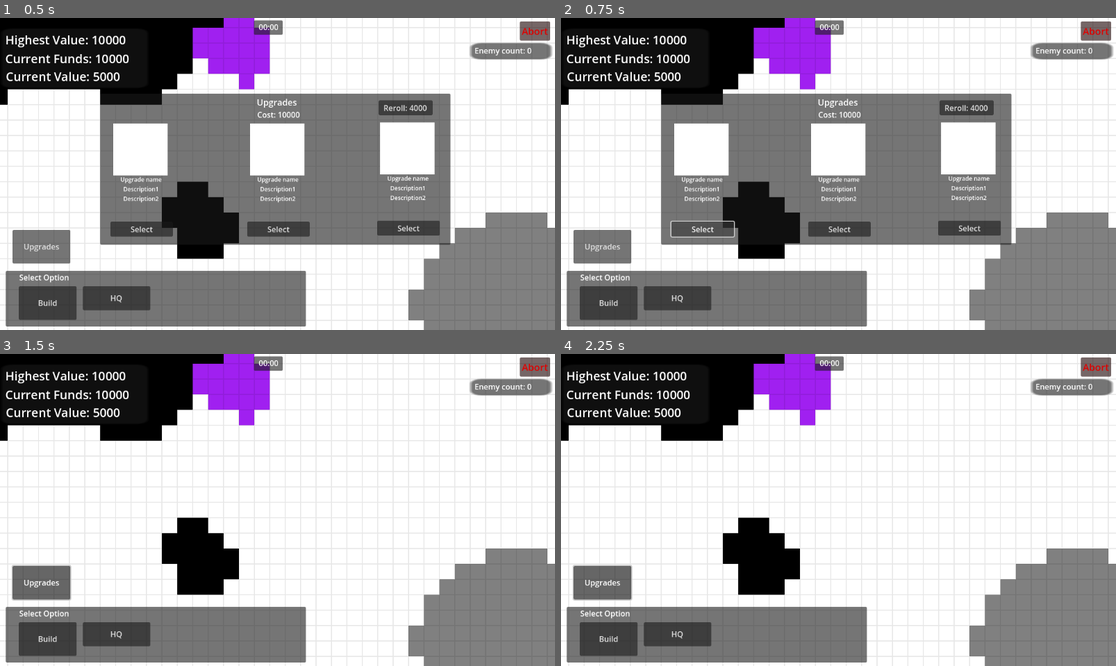
Above: before the commit, frames 1-4 (two rows, left to right).
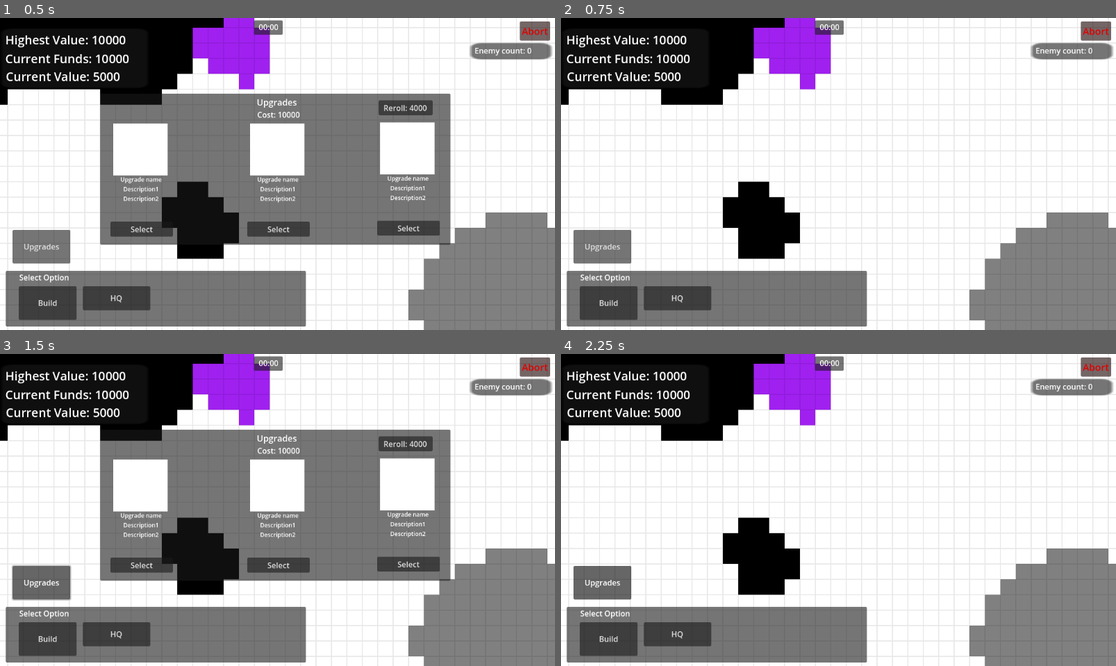
Above: after the commit, the same moments.

Repository: dwlee0802/BusinessTD
Game: Godot game, scene res://Scenes/game.tscn
The game is run twice, just before and just after one commit, with the same random seed, the same clock (stepped at 60 frames per second) and the same inputs.
Inputs (mouse positions are in pixels of both pictures, inside the frame that each line leads up to):
- Up to frame 1 (0.5 s): no input
- Up to frame 2 (0.75 s): click "Select" at 0.5 s
- Up to frame 3 (1.5 s): click "Upgrades" at 1.25 s
- Up to frame 4 (2.25 s): click (838, 566) at 2 s, where only the run after the commit has a clickable "Select"

Frame 1 is identical in both runs. In frame 2, 23% of the frame differs, in the area x 18-82%, y 24-73%; in frame 3, 23%; in frame 4, 0.1%.

Commit message:
Added json files for upgrades and companies.

Diff:
--- /dev/null
+++ b/Data/companies.json
@@ -0,0 +1,54 @@
+{
+  "Companies": [
+	{
+	  "name": "Steeline",
+	  "ID": 0,
+	  "Description": "Steeline is an arms manufacturing company specialized in heavy weaponry and munition."
+	},
+	{
+	  "name": "Windchaser",
+	  "ID": 1,
+	  "Description": "Windchaser is a company with a long standing tradition of making high quality hunting rifles and specialized ammunition."
+	},
+	{
+	  "name": "White Incorporate",
+	  "ID": 2,
+	  "Description": "White Incorporate is a manufacturer of weaponized chemical products."
+	},
+	{
+	  "name": "Precision Interstellar",
+	  "ID": 3,
+	  "Description": "Precision Interstellar is a producer of high precision equipment from long range weapons to spaceships."
+	},
+	{
+	  "name": "Athena Artificial Intelligence",
+	  "ID": 4,
+	  "Description": "Athena Artificial Intelligence specializes in providing AI services tailored to specific domains."
+	},
+	{
+	  "name": "Shield inc.",
+	  "ID": 5,
+	  "Description": "Shield inc. is a prominant producer of armored cars for powerful personnel and militaries."
+	},
+	{
+	  "name": "Beehive",
+	  "ID": 6,
+	  "Description": "Beehive produces drone bots specialized for construction and supplies related services."
+	},
+	{
+	  "name": "Falcon Aero",
+	  "ID": 7,
+	  "Description": "Falcon Aero is an UAV company specialzed in providing security services with weaponized drone bots."
+	},
+	{
+	  "name": "Starmap",
+	  "ID": 8,
+	  "Description": "Starmap is an interstellar company that constructs and operates planetary communication networks."
+	},
+	{
+	  "name": "XENO",
+	  "ID": 9,
+	  "Description": "XENO is a supplier of weapons made with exotic materials."
+	}
+  ]
+}
--- /dev/null
+++ b/Data/upgrades.json
@@ -0,0 +1,84 @@
+{
+  "Upgrades": [
+	{
+	  "name": "Armor Piercing",
+	  "ID": 0,
+	  "CompanyID" : 0
+	},
+	{
+	  "name": "High Explosive",
+	  "ID": 1,
+	  "CompanyID" : 0
+	},
+	{
+	  "name": "Incendiary",
+	  "ID": 2,
+	  "CompanyID" : 2
+	},
+	{
+	  "name": "Shotgun",
+	  "ID": 3,
+	  "CompanyID" : 1
+	},
+	{
+	  "name": "Sharpnel",
+	  "ID": 4,
+	  "CompanyID" : 1
+	},
+	{
+	  "name": "Reloading System",
+	  "ID": 5,
+	  "CompanyID" : 3
+	},
+	{
+	  "name": "Composite Barrel",
+	  "ID": 6,
+	  "CompanyID" : 3
+	},
+	{
+	  "name": "Targetting Computers",
+	  "ID": 7,
+	  "CompanyID" : 4
+	},
+	{
+	  "name": "Reaction Armor",
+	  "ID": 8,
+	  "CompanyID" : 5
+	},
+	{
+	  "name": "Drone Assisted Repair",
+	  "ID": 9,
+	  "CompanyID" : 6
+	},
+	{
+	  "name": "Drone Assisted Construction",
+	  "ID": 10,
+	  "CompanyID" : 6
+	},
+	{
+	  "name": "Tar Shells",
+	  "ID": 11,
+	  "CompanyID" : 2
+	},
+	{
+	  "name": "Breach Charge",
+	  "ID": 12,
+	  "CompanyID" : 2
+	},
+	{
+	  "name": "Close Air Support",
+	  "ID": 13,
+	  "CompanyID" : 7
+	},
+	{
+	  "name": "Satellite Relay Network",
+	  "ID": 14,
+	  "CompanyID" : 8
+	},
+	{
+	  "name": "Exo-dimentional Matter",
+	  "ID": 15,
+	  "CompanyID" : 9
+	}
+  ]
+}
--- a/Scenes/UpgradesMenu.gd
+++ b/Scenes/UpgradesMenu.gd
@@ -33,5 +33,7 @@
 	var options = get_node("Options")
 	options.visible = not options.visible
 
+
 func _on_option_pressed(extra_arg_0):
-	pass # Replace with function body.
+	var options = get_node("Options")
+	options.visible = false
--- a/Scenes/game.tscn
+++ b/Scenes/game.tscn
@@ -50,6 +50,7 @@
 
 [node name="Options" type="Panel" parent="Camera/CanvasLayer/InGameUI/UpgradesMenu"]
 z_index = -10
+layout_mode = 0
 offset_left = 34.0
 offset_right = 761.0
 offset_bottom = 314.0
@@ -93,6 +94,7 @@
 horizontal_alignment = 1
 
 [node name="Option2" type="Button" parent="Camera/CanvasLayer/InGameUI/UpgradesMenu/Options"]
+layout_mode = 0
 offset_left = 305.0
 offset_top = 266.0
 offset_right = 435.0
@@ -120,6 +122,7 @@
 horizontal_alignment = 1
 
 [node name="Option3" type="Button" parent="Camera/CanvasLayer/InGameUI/UpgradesMenu/Options"]
+layout_mode = 0
 offset_left = 575.0
 offset_top = 264.0
 offset_right = 705.0
@@ -233,6 +236,7 @@
 
 [node name="Background2" type="Panel" parent="Camera/CanvasLayer/InGameUI/BuildMenu"]
 z_index = -10
+layout_mode = 0
 offset_left = -27.0
 offset_top = -32.0
 offset_right = 596.0
